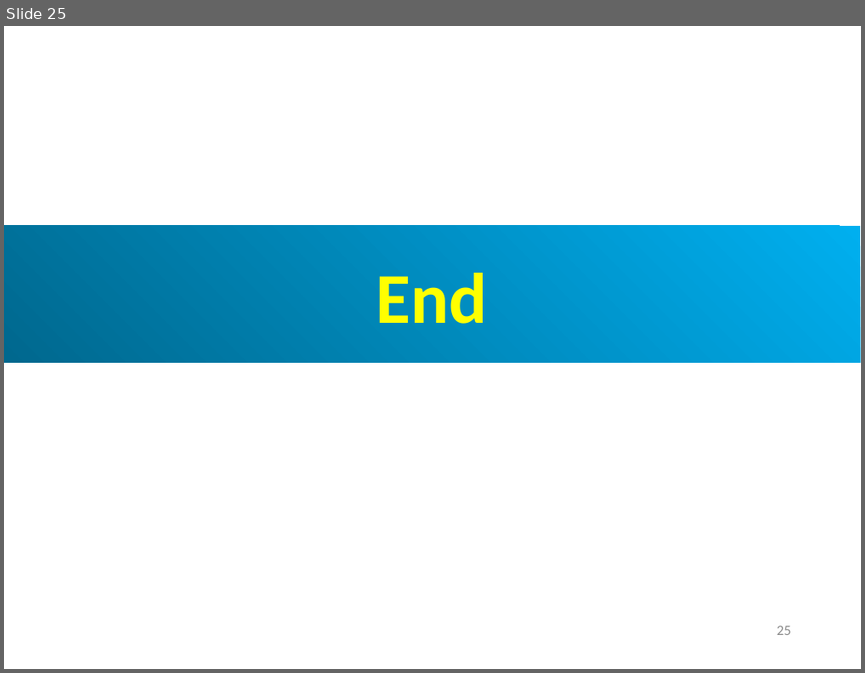
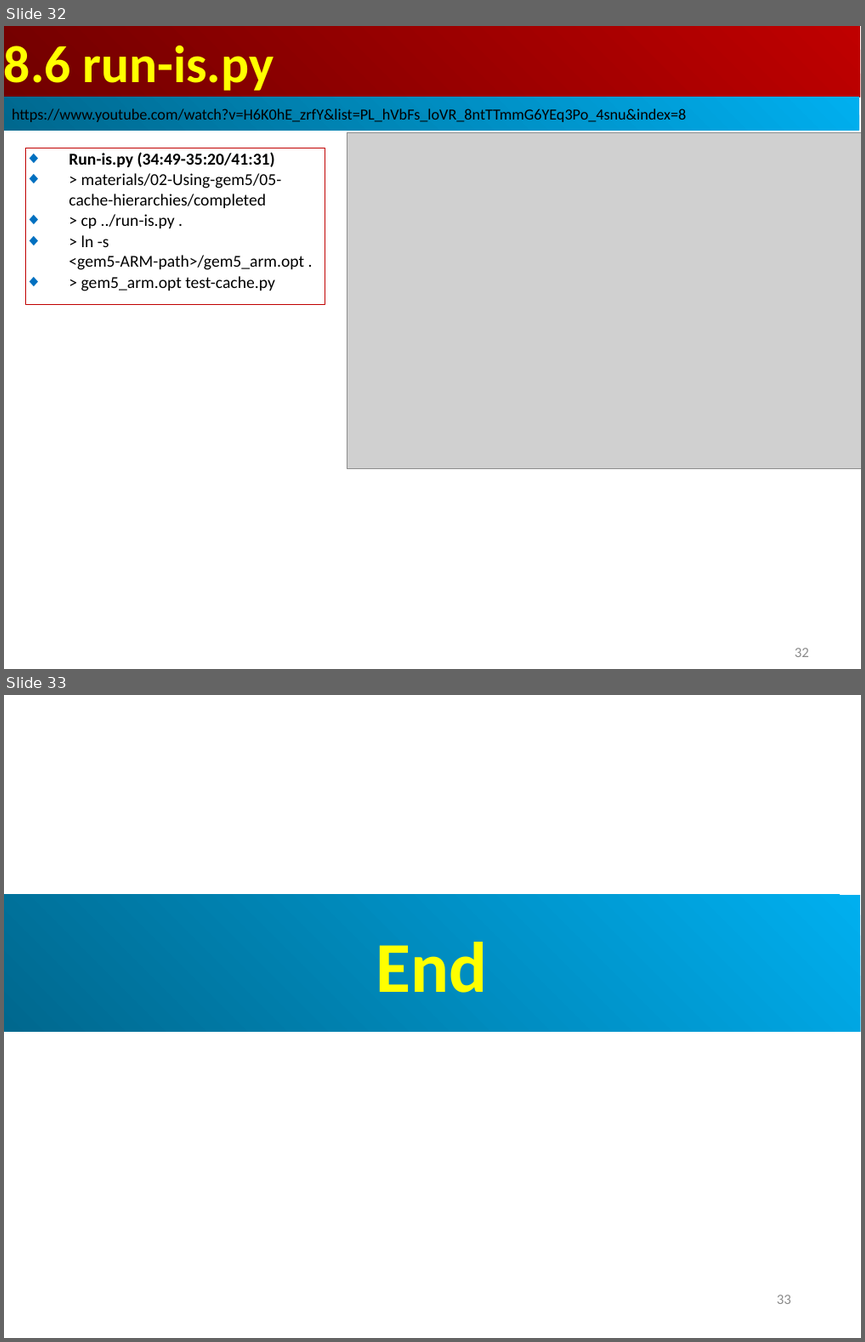
Before and after one commit to peterhchen/AIU_CS850_Gem5_McPAT, a slide deck: 050_Gem5/008.CacheMod/000_Video/008.CacheMod.ppt. Shown one above the other, each under a label of ours: slide 25 before the commit, slides 32 and 33 after it. The pictures are 865x673 and 865x1342 pixels, drawn with LibreOffice and Linux fonts; fonts in the diff are those of the drawing; grey boxes stand for pictures. Boxes give left, top, right and bottom in pixels: in the first picture for what was removed or moved away, otherwise in the second. Text is boxed around its words. In the diff, an @@ line names an element or a change of style, - is before the commit and + after.

```diff
--- a/050_Gem5/008.CacheMod/000_Video/008.CacheMod.ppt
+++ b/050_Gem5/008.CacheMod/000_Video/008.CacheMod.ppt
@@ slide 32 added at box(4, 26, 861, 669), background #FFFFFF @@
@@ rectangle added at box(4, 26, 860, 97), fill gradient #BF0000 to #710000, 44 pt, text #FFFF00, bold @@
+8.6 run-is.py
@@ rectangle added at box(4, 97, 859, 131), fill gradient #00AFEF to #00688E, 13 pt, text #000000 @@
+https://www.youtube.com/watch?v=H6K0hE_zrfY&list=PL_hVbFs_loVR_8ntTTmmG6YEq3Po_4snu&index=8
@@ rectangle added at box(25, 148, 325, 305), outline #C00000 0.74 pt, 14 pt, text #000000 @@
+◆ Run-is.py (34:49-35:20/41:31)
+◆ > materials/02-Using-gem5/05-cache-hierarchies/completed
+◆ > cp ../run-is.py .
+◆ > ln -s <gem5-ARM-path>/gem5_arm.opt .
+◆ > gem5_arm.opt test-cache.py
@@ picture added at box(347, 133, 861, 469) @@
@@ page number added at box(794, 647, 809, 657), 12 pt, text #8B8B8B @@
+32
@@ what was slide 25 is now slide 33 @@
@@ page number at box(777, 1294, 791, 1304): text changed @@
-25
+33
```
Also in this commit, not shown: 1 slide changed, 7 other slides added.
